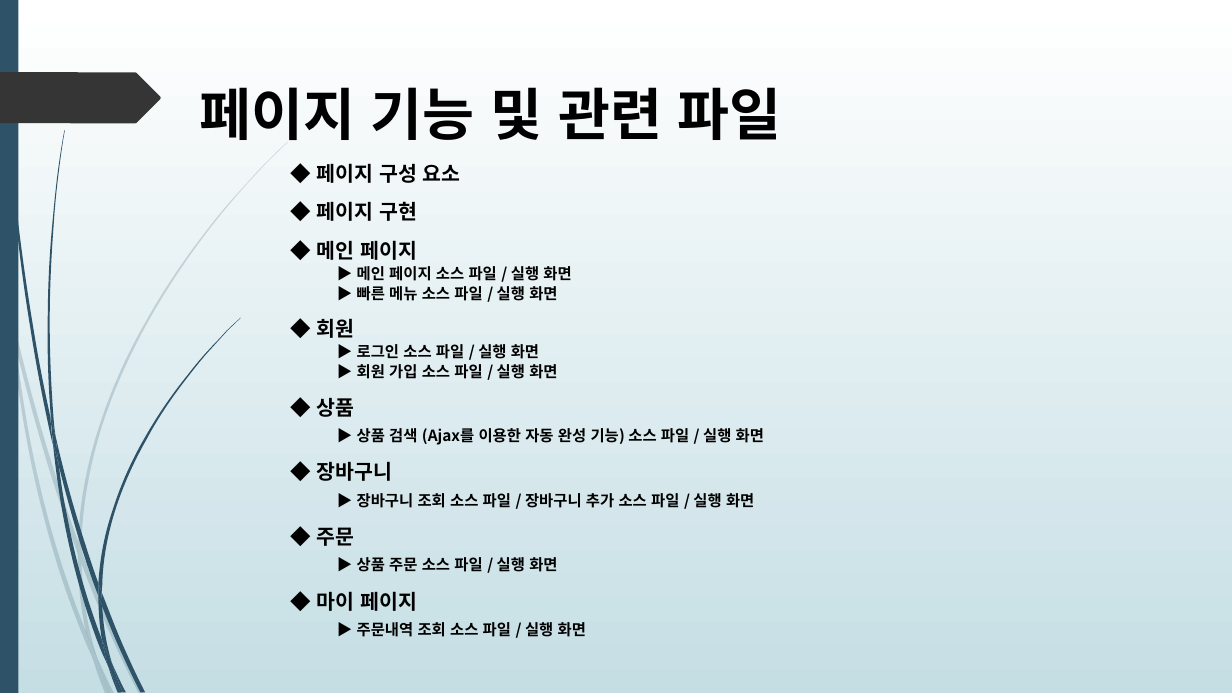
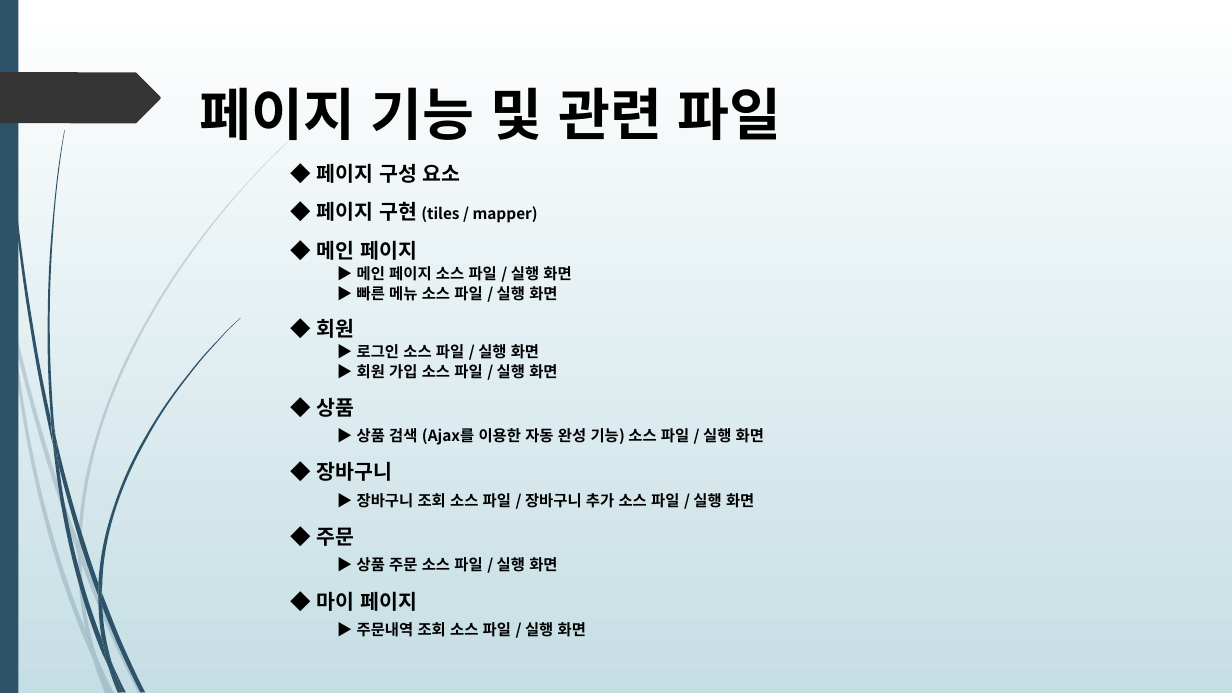
Before and after one commit to himediaai/DongOuk, a slide deck: slide 2 of 쇼핑몰.pptx. Drawn at 1232x693 pixels with LibreOffice and Linux fonts; fonts in the diff are those of the drawing. Boxes give left, top, right and bottom in pixels: in the first picture for what was removed or moved away, otherwise in the second. Text is boxed around its words. In the diff, an @@ line names an element or a change of style, - is before the commit and + after.

```diff
--- a/쇼핑몰.pptx
+++ b/쇼핑몰.pptx
@@ text at [317, 201, 538, 223]: text changed; size 16 to 12 pt @@
-◆ 페이지 구현
+◆ 페이지 구현 (tiles / mapper)
```
Also in this commit, not shown: 1 other slide changed, 6 slides added.
